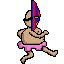
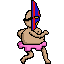
Revision of a layered w=64, h=64 image; what changed, layer by layer:
painted on "Layer 10" over [41, 47, 58, 64]
painted on "Layer 11" over [41, 47, 58, 63]
